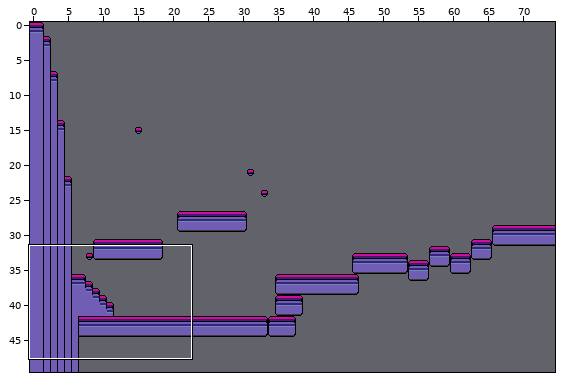
Tiled map (JSON): assets/level/level_0.json. Above, an overview of the earlier version with the close-up marked.
Close-up. Before the commit:
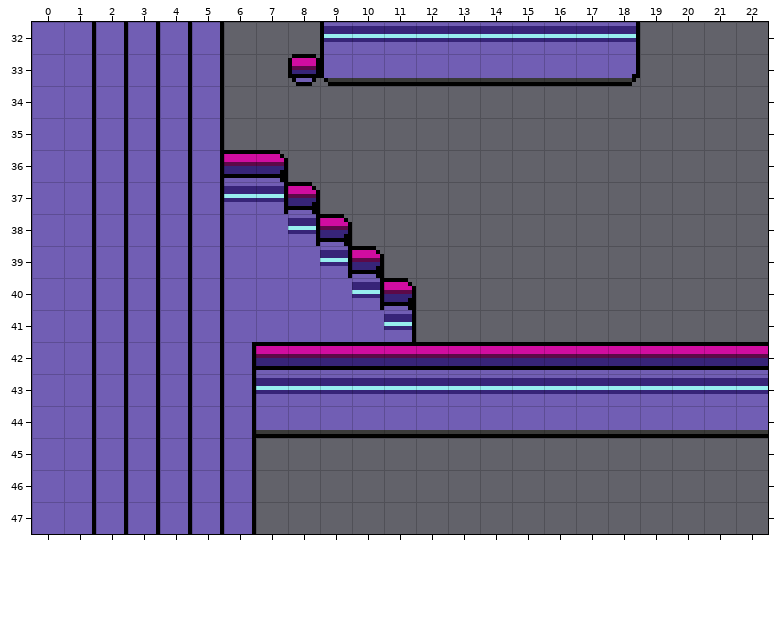
Cells are 8x8 px. Shown: x 0..22, y 32..47. The commit also changed other parts of the map, which this record leaves out.
And afterwards:
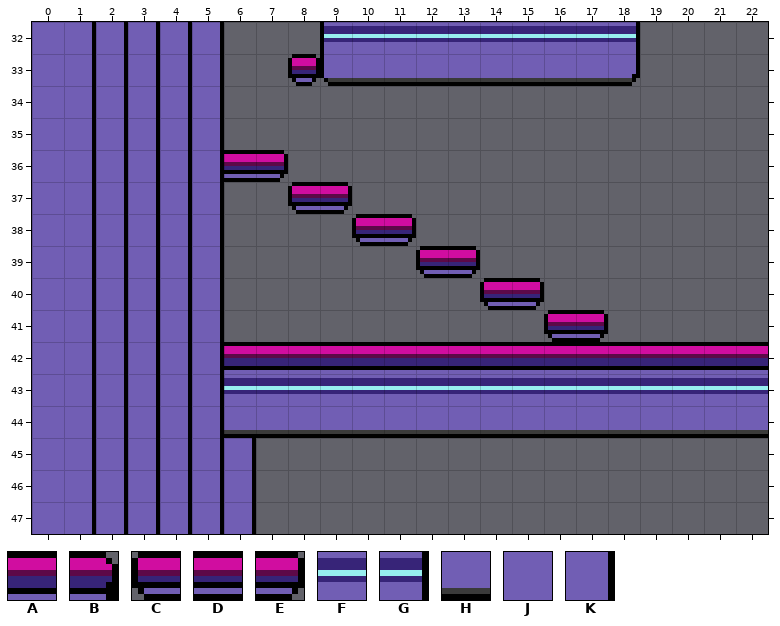
Key: from "cyberpunk": A 1, B 2, C 10, D 11, E 12, F 26, G 27, H 51, J 76, K 77.
_ is an empty cell.
From old to new:
Layer "ground":
y 36: x 6..7 AB -> DE
y 37: x 6..9 FGB_ -> __CE
y 38: x 6..11 JJGB__ -> ____CE
y 39: x 6..10 JJJGB -> _____; x 12..13 __ -> CE
y 40: x 6..11 JJJJGB -> ______; x 14..15 __ -> CE
y 41: x 6..11 JJJJJG -> ______; x 16..17 __ -> CE
y 42: x 6 K -> A
y 43: x 6 K -> F
y 44: x 6 K -> H
Boxes around the changes in both close-ups, in picture pixels (x1, y1, x2, y2):
changed: (224, 150, 608, 438)
